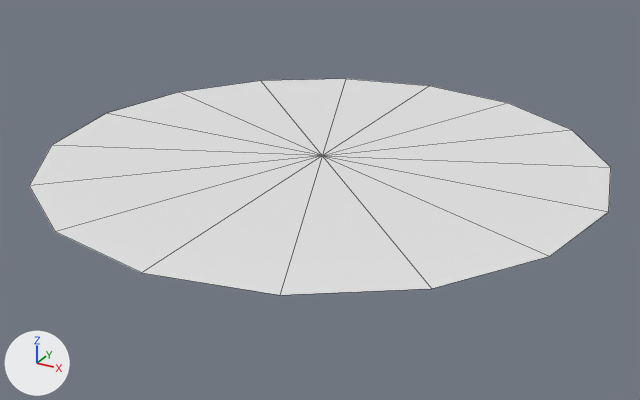
One commit to the glTF model assets/models/voting_door01.gltf: the scene before it, then after it.
Both versions are drawn from a 50 mm lens placed at (-2.6, -2.91, 2.11), pointed at (-4.88, 1.24, 0.04). The lights are fixed; the arrows at lower left show +X, +Y and +Z. Mesh edges are drawn as thin lines. Where no turn or scale is listed for an object, it has been applied to the vertices.

The first picture shows 'voting_door01'.
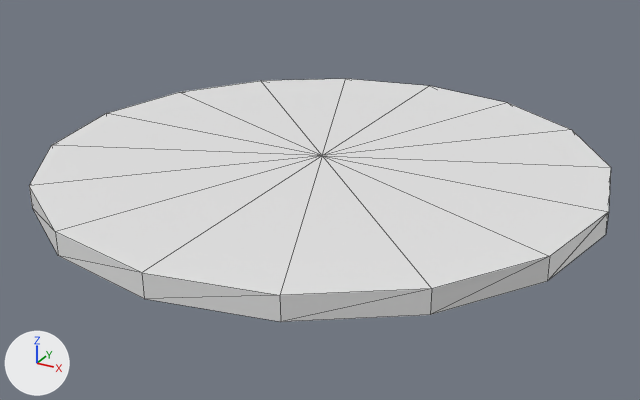
The newer file is also turned or shifted as a whole; pictures and numbers use the older file's frame.

Boxes [x1, y1, x2, y2] around the edits, measured in the pictures (640 x 400 px):
'voting_door01', reshaped (12% taller)
    before: [29, 79, 611, 295]
    after: [29, 79, 611, 322]
part 1 of me_circle_005, added
    after: [29, 187, 609, 322]

Edits to the bpy script that builds the scene:
```text
Change me_circle_005:
    used by ob_voting_door01; location = (-4.909, 1.317, 0.285)
    remove me_circle_005.from_pydata(...)  # 17 vertices, 16 faces; spans x -1.62..1.62, y -1.62..1.62, z 0.0
    add me_circle_005.from_pydata(...)  # 33 vertices, 48 faces; spans x -1.62..1.62, y -1.62..1.62, z -0.13..0.0
    me_circle_005 part 1
    16 new vertices lie (0.0, 0.0, -0.13) away from vertices in x -1.62..1.62, y -1.62..1.62, z 0.0
    32 new faces join them
```
